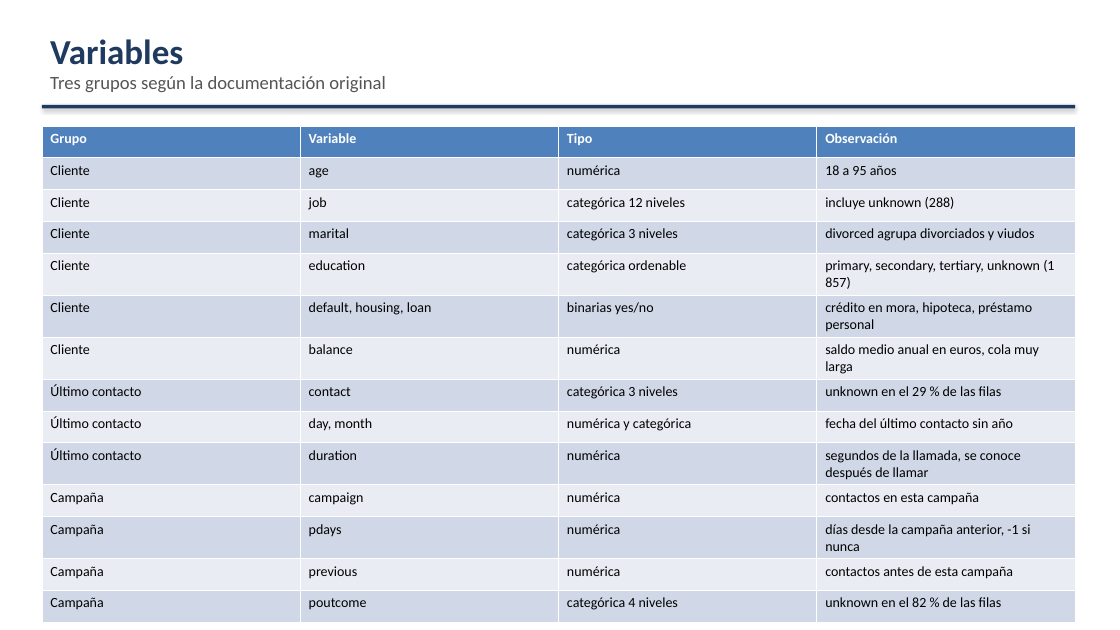
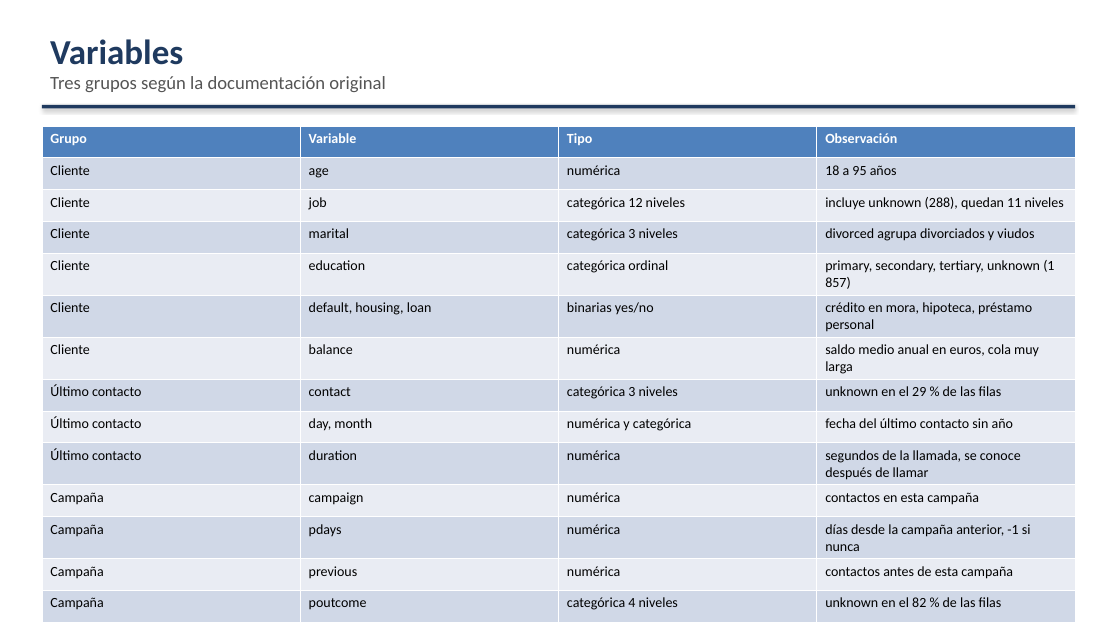
Before and after one commit to Checho019/maestria-inteligencia-computacional, a slide deck: slide 3 of Exposicion Bank/exposicion_bank.pptx. Drawn at 1120x630 pixels with LibreOffice and Linux fonts; fonts in the diff are those of the drawing. Boxes give left, top, right and bottom in pixels: in the first picture for what was removed or moved away, otherwise in the second. Text is boxed around its words. In the diff, an @@ line names an element or a change of style, - is before the commit and + after.

Commit message:
Exposicion Bank: segundo camino de balanceo por sobremuestreo, education ordinal sin escalar y correcciones de la revision

```diff
--- a/Exposicion Bank/exposicion_bank.pptx
+++ b/Exposicion Bank/exposicion_bank.pptx
@@ table at bbox=[42, 126, 1077, 614] @@
-row 3, column 4: incluye unknown (288)
+row 3, column 4: incluye unknown (288), quedan 11 niveles
-row 5, column 3: categórica ordenable
+row 5, column 3: categórica ordinal
```
Also in this commit, not shown: 11 other slides changed, 1 slide added, 12 other files.
